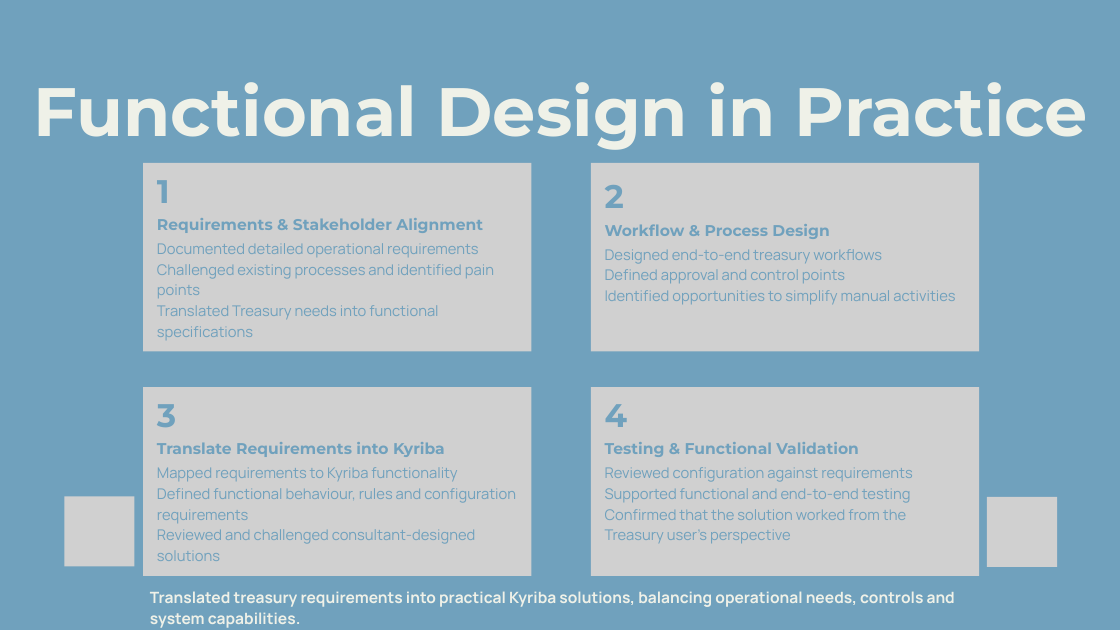
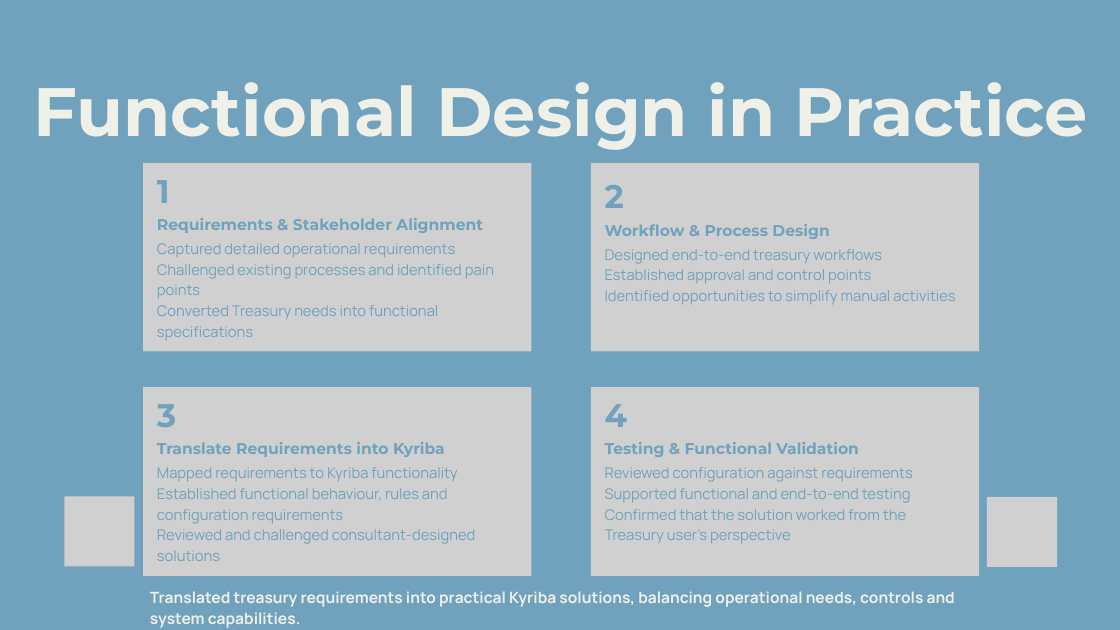
Before and after one commit to sgarciapuga/Work_Portfolio, a slide deck: slide 7 of kyriba-transformation/presentation/kyriba-transformation.pptx. Drawn at 1120x630 pixels with LibreOffice and Linux fonts; fonts in the diff are those of the drawing; grey boxes stand for pictures. Boxes give left, top, right and bottom in pixels: in the first picture for what was removed or moved away, otherwise in the second. Text is boxed around its words. In the diff, an @@ line names an element or a change of style, - is before the commit and + after.

```diff
--- a/kyriba-transformation/presentation/kyriba-transformation.pptx
+++ b/kyriba-transformation/presentation/kyriba-transformation.pptx
@@ text at [157, 243, 456, 258]: text changed @@
-Documented detailed operational requirements
+Captured detailed operational requirements
@@ text at [605, 269, 871, 284]: text changed @@
-Defined approval and control points
+Established approval and control points
@@ text at [157, 305, 438, 340]: text changed @@
-Translated Treasury needs into functional specifications
+Converted Treasury needs into functional specifications
@@ text at [157, 488, 448, 524]: text changed @@
-Defined functional behaviour, rules and configuration requirements
+Established functional behaviour, rules and configuration requirements
```
Also in this commit, not shown: 13 other slides changed, 6 other files.
